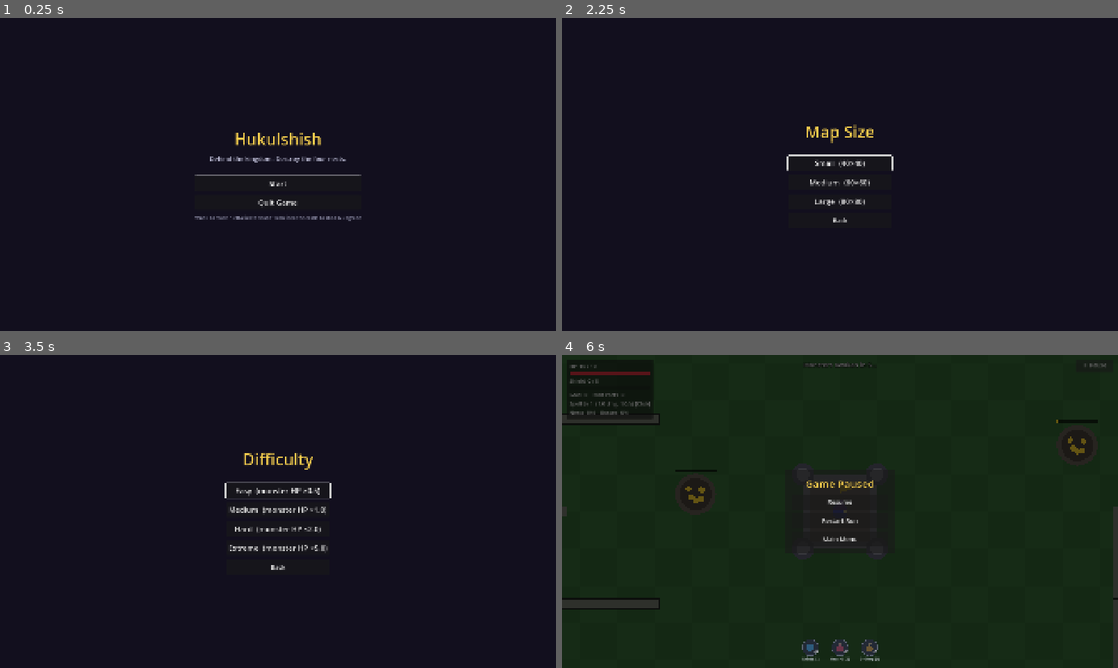
Above: before the commit, frames 1-4 (two rows, left to right).
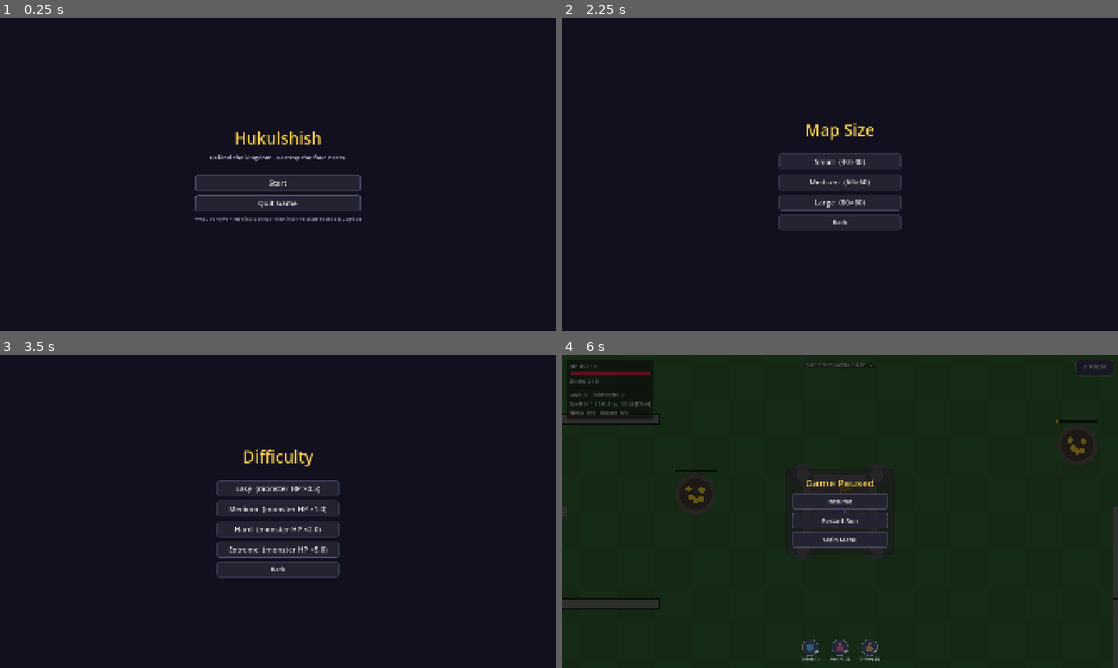
Above: after the commit, the same moments.

Repository: 09DylanXie/Hukulshish
Game: Godot game, scene res://scenes/ui/MainMenu.tscn
Same seed, same stepped clock (60 frames per second), same inputs: the game is played once before the commit and once after it.
Inputs:
- Up to frame 1 (0.25 s): no input
- Up to frame 2 (2.25 s): click "Start" at 0.5 s; click "Back" at 1.25 s; click "Start" at 2 s
- Up to frame 3 (3.5 s): click "Small (40×40)" at 2.75 s
- Up to frame 4 (6 s): click "Back" at 3.5 s; click "Medium (60×60)" at 4.25 s; click "Easy (monster HP ×0.5)" at 5 s; click "⏸ Pause" at 5.75 s

The runs differ from the first frame. In frame 1, 1.3% of the frame differs, in the area x 35-65%, y 36-66%; in frame 2, 1.2%; in frame 3, 2.0%, in the area x 38-62%, y 30-72%; in frame 4, 1.1%.

Commit message:
Apply HUD parser fix, button hover styling, and 1080p mouse hitbox alignment on top of Mac rework

Diff:
--- a/project.godot
+++ b/project.godot
@@ -24,7 +24,11 @@
 
 window/size/viewport_width=1920
 window/size/viewport_height=1080
+window/size/mode=2
+window/size/window_width_override=1600
+window/size/window_height_override=900
 window/stretch/mode="canvas_items"
+window/stretch/aspect="expand"
 
 [input]
 
@@ -53,10 +57,6 @@
 ]
 }
 
-[input_devices]
-
-pointing/emulate_touch_from_mouse=true
-
 [layer_names]
 
 2d_physics/layer_1="world"
--- a/scripts/ui/castle_menu.gd
+++ b/scripts/ui/castle_menu.gd
@@ -26,7 +26,6 @@
 	_refresh()
 	_root.show()
 	get_tree().paused = true
-	_upgrade_button.grab_focus.call_deferred()
 
 
 func close() -> void:
--- a/scripts/ui/difficulty_select.gd
+++ b/scripts/ui/difficulty_select.gd
@@ -4,15 +4,11 @@
 
 func _ready() -> void:
 	var box: VBoxContainer = UIKit.make_centered_menu(self, "Difficulty")
-	var first: Button = null
 	for d in Config.DIFFICULTIES:
 		var data: DifficultyData = d
 		var b: Button = UIKit.make_button("%s  (monster HP ×%s)" % [data.name, str(data.hp_mult)], _choose.bind(data))
 		box.add_child(b)
-		if first == null:
-			first = b
 	box.add_child(UIKit.make_button("Back", func() -> void: SceneRouter.goto(SceneRouter.MAP_SIZE_SELECT), 20))
-	first.grab_focus.call_deferred()
 
 
 func _choose(data: DifficultyData) -> void:
--- a/scripts/ui/end_screen.gd
+++ b/scripts/ui/end_screen.gd
@@ -13,4 +13,3 @@
 	var again: Button = UIKit.make_button("Play Again", func() -> void: SceneRouter.goto(SceneRouter.MAP_SIZE_SELECT))
 	box.add_child(again)
 	box.add_child(UIKit.make_button("Main Menu", func() -> void: SceneRouter.goto(SceneRouter.MAIN_MENU)))
-	again.grab_focus.call_deferred()
--- a/scripts/ui/hud.gd
+++ b/scripts/ui/hud.gd
@@ -15,7 +15,15 @@
 var _pause_button: Button
 var _pause_overlay: Control
 var _slots: Array[Control] = []
+var _slot_hovered: Array[bool] = [false, false, false]
 var _elapsed: float = 0.0
+
+const _SLOT_TITLES: Array[String] = ["Shield [1]", "Heal +3 [2]", "2× Dmg [3]"]
+const _SLOT_COLORS: Array[Color] = [
+	Color(0.25, 0.72, 1.0),
+	Color(0.95, 0.28, 0.42),
+	Color(0.95, 0.68, 0.18),
+]
 
 
 func _ready() -> void:
@@ -59,7 +67,6 @@
 	if GameState.run_over:
 		return
 	if event.is_action_pressed("ui_cancel") or (event is InputEventKey and event.pressed and not event.echo and event.physical_keycode == KEY_P):
-		# Only toggle pause here if the castle menu didn't already pause the tree.
 		if _pause_overlay.visible:
 			_set_paused(false)
 			get_viewport().set_input_as_handled()
@@ -120,22 +127,20 @@
 	_hint_label.add_theme_font_size_override("font_size", 22)
 	_hint_label.add_theme_color_override("font_outline_color", Color.BLACK)
 	_hint_label.add_theme_constant_override("outline_size", 6)
+	_hint_label.mouse_filter = Control.MOUSE_FILTER_IGNORE
 	add_child(_hint_label)
 
 
 func _build_pause_ui() -> void:
-	_pause_button = Button.new()
-	_pause_button.text = "⏸ Pause"
-	_pause_button.custom_minimum_size = Vector2(130, 44)
-	_pause_button.add_theme_font_size_override("font_size", 20)
-	_pause_button.set_anchors_preset(Control.PRESET_TOP_RIGHT)
-	_pause_button.position = Vector2(-146, 16)
-	_pause_button.pressed.connect(func() -> void:
+	_pause_button = UIKit.make_button("⏸ Pause", func() -> void:
 		if _pause_overlay.visible:
 			_set_paused(false)
 		elif not get_tree().paused:
 			_set_paused(true)
-	)
+	, 20)
+	_pause_button.custom_minimum_size = Vector2(130, 44)
+	_pause_button.set_anchors_preset(Control.PRESET_TOP_RIGHT)
+	_pause_button.position = Vector2(-146, 16)
 	add_child(_pause_button)
 
 	_pause_overlay = Control.new()
@@ -187,15 +192,80 @@
 	hbox.mouse_filter = Control.MOUSE_FILTER_IGNORE
 	bar_wrap.add_child(hbox)
 
-	var defs: Array[Dictionary] = [
-		{"index": 0, "title": "Shield [1]", "color": Color(0.25, 0.72, 1.0)},
-		{"index": 1, "title": "Heal +3 [2]", "color": Color(0.95, 0.28, 0.42)},
-		{"index": 2, "title": "2× Dmg [3]", "color": Color(0.95, 0.68, 0.18)},
-	]
-	for d in defs:
-		var slot := _HotbarSlot.new(int(d["index"]), String(d["title"]), d["color"] as Color, _use_slot)
+	for idx in 3:
+		var slot := Control.new()
+		slot.custom_minimum_size = Vector2(84, 88)
+		slot.mouse_filter = Control.MOUSE_FILTER_STOP
+		slot.mouse_default_cursor_shape = Control.CURSOR_POINTING_HAND
+		slot.mouse_entered.connect(_on_slot_hover.bind(idx, true))
+		slot.mouse_exited.connect(_on_slot_hover.bind(idx, false))
+		slot.gui_input.connect(_on_slot_gui_input.bind(idx, slot))
+		slot.draw.connect(_draw_slot.bind(idx, slot))
 		hbox.add_child(slot)
 		_slots.append(slot)
+
+
+func _on_slot_hover(idx: int, hovered: bool) -> void:
+	_slot_hovered[idx] = hovered
+	_slots[idx].queue_redraw()
+
+
+func _on_slot_gui_input(event: InputEvent, idx: int, slot: Control) -> void:
+	if event is InputEventMouseButton:
+		var mb := event as InputEventMouseButton
+		if mb.button_index == MOUSE_BUTTON_LEFT and mb.pressed:
+			_use_slot(idx)
+			slot.accept_event()
+
+
+func _draw_slot(idx: int, slot: Control) -> void:
+	var center := Vector2(slot.size.x * 0.5, 34.0)
+	var r: float = 28.0
+	var tint: Color = _SLOT_COLORS[idx]
+	var title: String = _SLOT_TITLES[idx]
+	var count: int = 0
+	var active_timer: float = 0.0
+	match idx:
+		0:
+			count = GameState.shield_items
+		1:
+			count = GameState.heal_potions
+			active_timer = GameState.heal_potion_timer
+		2:
+			count = GameState.damage_potions
+			active_timer = GameState.damage_boost_timer
+
+	var bg_col := Color(0.14, 0.16, 0.22, 0.92) if not _slot_hovered[idx] else Color(0.22, 0.25, 0.34, 0.96)
+	slot.draw_circle(center, r, bg_col)
+	var ring_col: Color = tint if (count > 0 or active_timer > 0.0) else Color(0.45, 0.48, 0.55, 0.7)
+	slot.draw_arc(center, r, 0.0, TAU, 36, ring_col, 3.0 if active_timer > 0.0 else 2.0)
+
+	if active_timer > 0.0:
+		var ratio: float = clampf(active_timer / Config.POTION_DURATION_SEC, 0.0, 1.0)
+		slot.draw_arc(center, r + 4.0, -PI * 0.5, -PI * 0.5 + TAU * ratio, 36, Color(1.0, 0.95, 0.35), 3.0)
+
+	var icon_alpha: float = 1.0 if (count > 0 or active_timer > 0.0) else 0.35
+	var ic := Color(tint.r, tint.g, tint.b, icon_alpha)
+	if idx == 0:
+		var pts := PackedVector2Array([
+			center + Vector2(0, -14),
+			center + Vector2(12, -8),
+			center + Vector2(10, 6),
+			center + Vector2(0, 15),
+			center + Vector2(-10, 6),
+			center + Vector2(-12, -8),
+		])
+		slot.draw_colored_polygon(pts, ic)
+	else:
+		slot.draw_circle(center + Vector2(0, 4), 11.0, ic)
+		slot.draw_rect(Rect2(center + Vector2(-4, -13), Vector2(8, 8)), ic.lightened(0.25))
+		slot.draw_rect(Rect2(center + Vector2(-6, -15), Vector2(12, 3)), Color(0.85, 0.75, 0.55, icon_alpha))
+
+	var font: Font = ThemeDB.fallback_font
+	slot.draw_string(font, center + Vector2(10, 18), "×%d" % count, HORIZONTAL_ALIGNMENT_LEFT, -1, 14, Color.WHITE)
+	if active_timer > 0.0:
+		slot.draw_string(font, center + Vector2(-14, 5), "%ds" % ceili(active_timer), HORIZONTAL_ALIGNMENT_CENTER, 28, 13, Color(1, 1, 0.4))
+	slot.draw_string(font, Vector2(0, 78), title, HORIZONTAL_ALIGNMENT_CENTER, slot.size.x, 13, Color(0.88, 0.9, 0.95))
 
 
 func _use_slot(index: int) -> void:
@@ -249,91 +319,3 @@
 	l.add_theme_font_size_override("font_size", 18)
 	parent.add_child(l)
 	return l
-
-
-## Circular Minecraft-style hotbar slot at the bottom of the screen.
-class _HotbarSlot extends Control:
-	var slot_index: int = 0
-	var title: String = ""
-	var tint: Color = Color.WHITE
-	var on_click: Callable
-	var _hovered: bool = false
-
-	func _init(idx: int, label_text: String, col: Color, callback: Callable) -> void:
-		slot_index = idx
-		title = label_text
-		tint = col
-		on_click = callback
-		custom_minimum_size = Vector2(84, 88)
-		mouse_filter = Control.MOUSE_FILTER_STOP
-		mouse_default_cursor_shape = Control.CURSOR_POINTING_HAND
-		mouse_entered.connect(func() -> void:
-			_hovered = true
-			queue_redraw()
-		)
-		mouse_exited.connect(func() -> void:
-			_hovered = false
-			queue_redraw()
-		)
-
-	func _gui_input(event: InputEvent) -> void:
-		if event is InputEventMouseButton:
-			var mb := event as InputEventMouseButton
-			if mb.button_index == MOUSE_BUTTON_LEFT and mb.pressed:
-				on_click.call(slot_index)
-				accept_event()
-
-	func _draw() -> void:
-		var center := Vector2(size.x * 0.5, 34.0)
-		var r: float = 28.0
-		var count: int = 0
-		var active_timer: float = 0.0
-		match slot_index:
-			0:
-				count = GameState.shield_items
-			1:
-				count = GameState.heal_potions
-				active_timer = GameState.heal_potion_timer
-			2:
-				count = GameState.damage_potions
-				active_timer = GameState.damage_boost_timer
-
-		# Outer slot circle
-		var bg_col := Color(0.14, 0.16, 0.22, 0.92) if not _hovered else Color(0.22, 0.25, 0.34, 0.96)
-		draw_circle(center, r, bg_col)
-		var ring_col: Color = tint if (count > 0 or active_timer > 0.0) else Color(0.45, 0.48, 0.55, 0.7)
-		draw_arc(center, r, 0.0, TAU, 36, ring_col, 3.0 if active_timer > 0.0 else 2.0)
-
-		# Active 30s radial arc when potion effect is running
-		if active_timer > 0.0:
-			var ratio: float = clampf(active_timer / Config.POTION_DURATION_SEC, 0.0, 1.0)
-			draw_arc(center, r + 4.0, -PI * 0.5, -PI * 0.5 + TAU * ratio, 36, Color(1.0, 0.95, 0.35), 3.0)
-
-		# Item icon inside circle
-		var icon_alpha: float = 1.0 if (count > 0 or active_timer > 0.0) else 0.35
-		var ic := Color(tint.r, tint.g, tint.b, icon_alpha)
-		if slot_index == 0:
-			# Shield emblem
-			var pts := PackedVector2Array([
-				center + Vector2(0, -14),
-				center + Vector2(12, -8),
-				center + Vector2(10, 6),
-				center + Vector2(0, 15),
-				center + Vector2(-10, 6),
-				center + Vector2(-12, -8),
-			])
-			draw_colored_polygon(pts, ic)
-		else:
-			# Potion bottle
-			draw_circle(center + Vector2(0, 4), 11.0, ic)
-			draw_rect(Rect2(center + Vector2(-4, -13), Vector2(8, 8)), ic.lightened(0.25))
-			draw_rect(Rect2(center + Vector2(-6, -15), Vector2(12, 3)), Color(0.85, 0.75, 0.55, icon_alpha))
-
-		var font: Font = ThemeDB.fallback_font
-		# Count badge
-		draw_string(font, center + Vector2(10, 18), "×%d" % count, HORIZONTAL_ALIGNMENT_LEFT, -1, 14, Color.WHITE)
-		# Active timer countdown
-		if active_timer > 0.0:
-			draw_string(font, center + Vector2(-14, 5), "%ds" % ceili(active_timer), HORIZONTAL_ALIGNMENT_CENTER, 28, 13, Color(1, 1, 0.4))
-		# Label under circle
-		draw_string(font, Vector2(0, 78), title, HORIZONTAL_ALIGNMENT_CENTER, size.x, 13, Color(0.88, 0.9, 0.95))
--- a/scripts/ui/main_menu.gd
+++ b/scripts/ui/main_menu.gd
@@ -11,4 +11,3 @@
 	else:
 		box.add_child(UIKit.make_button("Quit Game", func() -> void: get_tree().quit()))
 	box.add_child(UIKit.make_label("WASD to move • left-click to shoot • walk into the castle to shop & upgrade", 16, Color(0.6, 0.6, 0.7)))
-	start.grab_focus.call_deferred()
--- a/scripts/ui/map_size_select.gd
+++ b/scripts/ui/map_size_select.gd
@@ -4,15 +4,11 @@
 
 func _ready() -> void:
 	var box: VBoxContainer = UIKit.make_centered_menu(self, "Map Size")
-	var first: Button = null
 	for map in Config.MAP_SIZES:
 		var data: MapSizeData = map
 		var b: Button = UIKit.make_button("%s  (%d×%d)" % [data.name, data.size_in_tiles, data.size_in_tiles], _choose.bind(data))
 		box.add_child(b)
-		if first == null:
-			first = b
 	box.add_child(UIKit.make_button("Back", func() -> void: SceneRouter.goto(SceneRouter.MAIN_MENU), 20))
-	first.grab_focus.call_deferred()
 
 
 func _choose(data: MapSizeData) -> void:
--- a/scripts/ui/ui_kit.gd
+++ b/scripts/ui/ui_kit.gd
@@ -8,15 +8,18 @@
 	var bg := ColorRect.new()
 	bg.color = Color(0.07, 0.06, 0.12)
 	bg.set_anchors_preset(Control.PRESET_FULL_RECT)
+	bg.mouse_filter = Control.MOUSE_FILTER_IGNORE
 	parent.add_child(bg)
 
 	var center := CenterContainer.new()
 	center.set_anchors_preset(Control.PRESET_FULL_RECT)
+	center.mouse_filter = Control.MOUSE_FILTER_PASS
 	parent.add_child(center)
 
 	var box := VBoxContainer.new()
 	box.add_theme_constant_override("separation", 14)
-	box.custom_minimum_size = Vector2(360, 0)
+	box.custom_minimum_size = Vector2(420, 0)
+	box.mouse_filter = Control.MOUSE_FILTER_PASS
 	center.add_child(box)
 
 	box.add_child(make_label(title, 56, Color(0.95, 0.8, 0.3)))
@@ -24,6 +27,7 @@
 		box.add_child(make_label(subtitle, 22, Color(0.8, 0.8, 0.9)))
 	var spacer := Control.new()
 	spacer.custom_minimum_size = Vector2(0, 16)
+	spacer.mouse_filter = Control.MOUSE_FILTER_IGNORE
 	box.add_child(spacer)
 	return box
 
@@ -34,13 +38,51 @@
 	label.horizontal_alignment = HORIZONTAL_ALIGNMENT_CENTER
 	label.add_theme_font_size_override("font_size", size)
 	label.add_theme_color_override("font_color", color)
+	label.mouse_filter = Control.MOUSE_FILTER_IGNORE
 	return label
 
 
 static func make_button(text: String, on_pressed: Callable, size: int = 26) -> Button:
 	var b := Button.new()
 	b.text = text
-	b.custom_minimum_size = Vector2(0, 52)
+	b.custom_minimum_size = Vector2(0, 54)
+	b.focus_mode = Control.FOCUS_NONE
+	b.mouse_filter = Control.MOUSE_FILTER_STOP
+	b.mouse_default_cursor_shape = Control.CURSOR_POINTING_HAND
 	b.add_theme_font_size_override("font_size", size)
+
+	var normal := StyleBoxFlat.new()
+	normal.bg_color = Color(0.14, 0.14, 0.2, 0.95)
+	normal.border_color = Color(0.32, 0.34, 0.45, 0.9)
+	normal.set_border_width_all(2)
+	normal.set_corner_radius_all(6)
+	normal.set_content_margin_all(10)
+
+	var hover := StyleBoxFlat.new()
+	hover.bg_color = Color(0.24, 0.24, 0.36, 1.0)
+	hover.border_color = Color(0.95, 0.82, 0.35, 1.0)
+	hover.set_border_width_all(2)
+	hover.set_corner_radius_all(6)
+	hover.set_content_margin_all(10)
+
+	var pressed := StyleBoxFlat.new()
+	pressed.bg_color = Color(0.32, 0.3, 0.46, 1.0)
+	pressed.border_color = Color(1.0, 0.9, 0.5, 1.0)
+	pressed.set_border_width_all(2)
+	pressed.set_corner_radius_all(6)
+	pressed.set_content_margin_all(10)
+
+	var disabled := StyleBoxFlat.new()
+	disabled.bg_color = Color(0.1, 0.1, 0.14, 0.6)
+	disabled.border_color = Color(0.22, 0.22, 0.28, 0.5)
+	disabled.set_border_width_all(1)
+	disabled.set_corner_radius_all(6)
+	disabled.set_content_margin_all(10)
+
+	b.add_theme_stylebox_override("normal", normal)
+	b.add_theme_stylebox_override("hover", hover)
+	b.add_theme_stylebox_override("pressed", pressed)
+	b.add_theme_stylebox_override("disabled", disabled)
+	b.add_theme_stylebox_override("focus", StyleBoxEmpty.new())
 	b.pressed.connect(on_pressed)
 	return b
